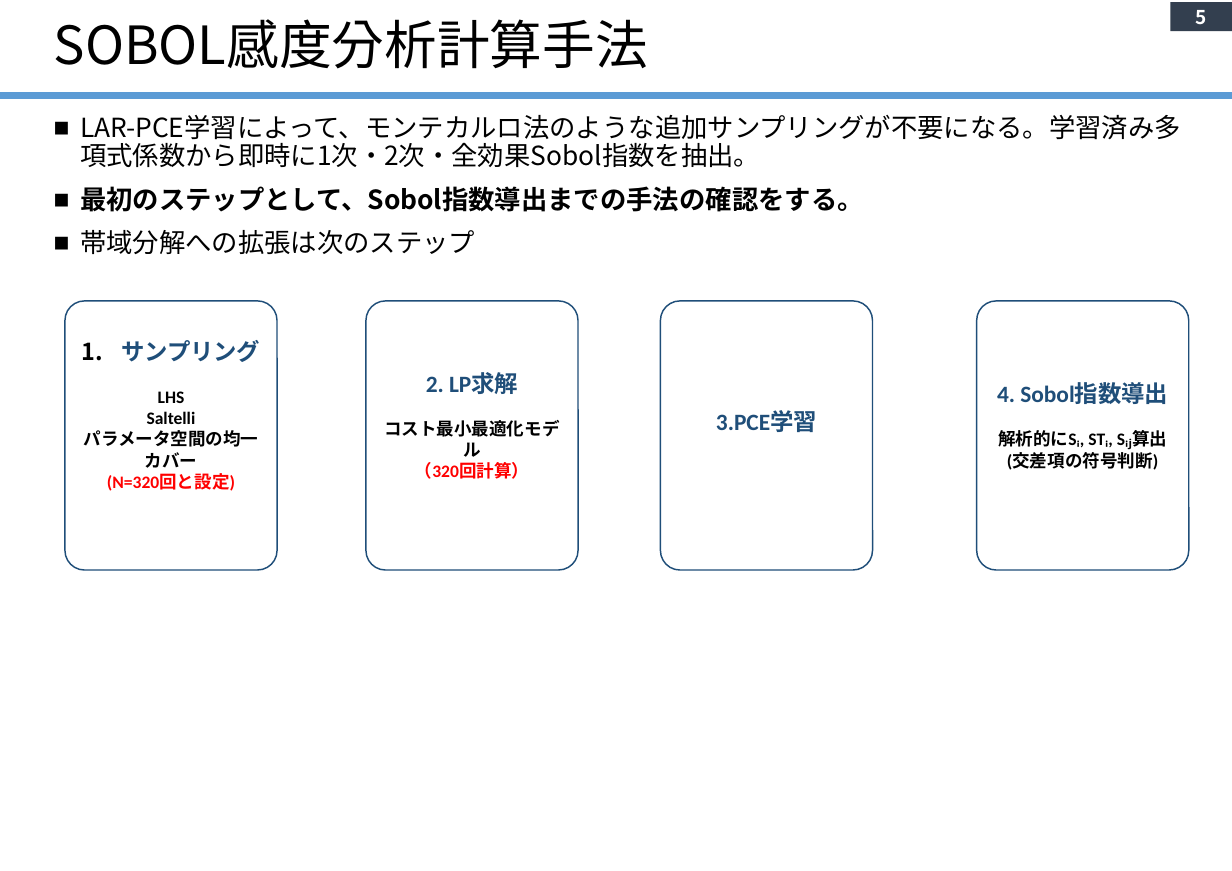
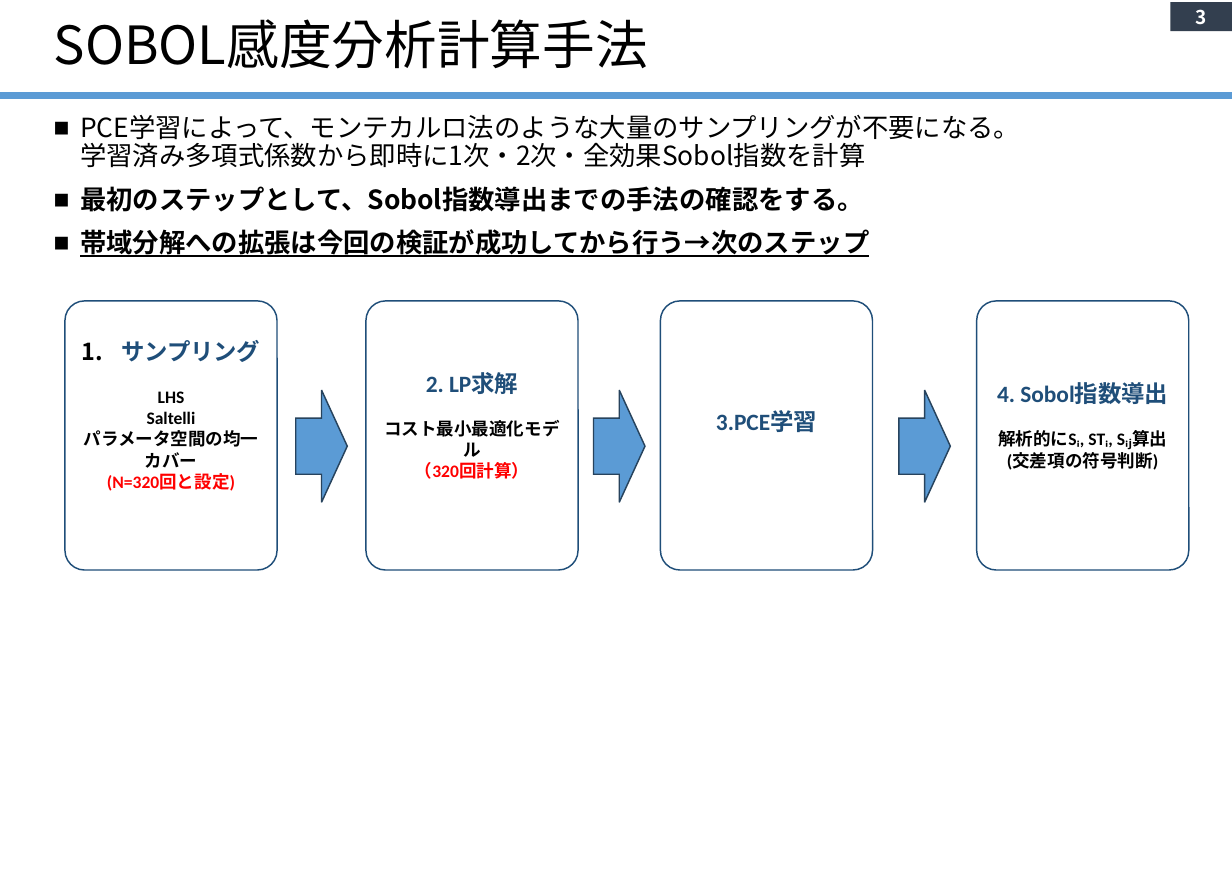
Before and after one commit to yanase1147/GSA-02, a slide deck: slide 3 of Study Outline.pptx (slide 5 before the commit). Drawn at 1232x871 pixels with LibreOffice and Linux fonts; fonts in the diff are those of the drawing. Boxes give left, top, right and bottom in pixels: in the first picture for what was removed or moved away, otherwise in the second. Text is boxed around its words. In the diff, an @@ line names an element or a change of style, - is before the commit and + after.

```diff
--- a/Study Outline.pptx
+++ b/Study Outline.pptx
@@ page number at (1196,9,1207,25): text changed @@
-5
+3
@@ text at (80,115,1020,168): text changed @@
-■ LAR-PCE学習によって、モンテカルロ法のような追加サンプリングが不要になる。学習済み多項式係数から即時に1次・2次・全効果Sobol指数を抽出。
+■ PCE学習によって、モンテカルロ法のような大量のサンプリングが不要になる。
+  学習済み多項式係数から即時に1次・2次・全効果Sobol指数を計算
@@ text at (80,229,869,257): text changed; bold on @@
-■ 帯域分解への拡張は次のステップ
+■ 帯域分解への拡張は今回の検証が成功してから行う→次のステップ
@@ right arrow added at (296,390,348,503), fill #5B9BD5, outline #28445D 1 pt @@
@@ right arrow added at (593,390,645,503), fill #5B9BD5, outline #28445D 1 pt @@
@@ right arrow added at (899,390,951,503), fill #5B9BD5, outline #28445D 1 pt @@
```
Also in this commit, not shown: 3 other slides changed, 1 slide added, 1 slide removed, 8 other files.
